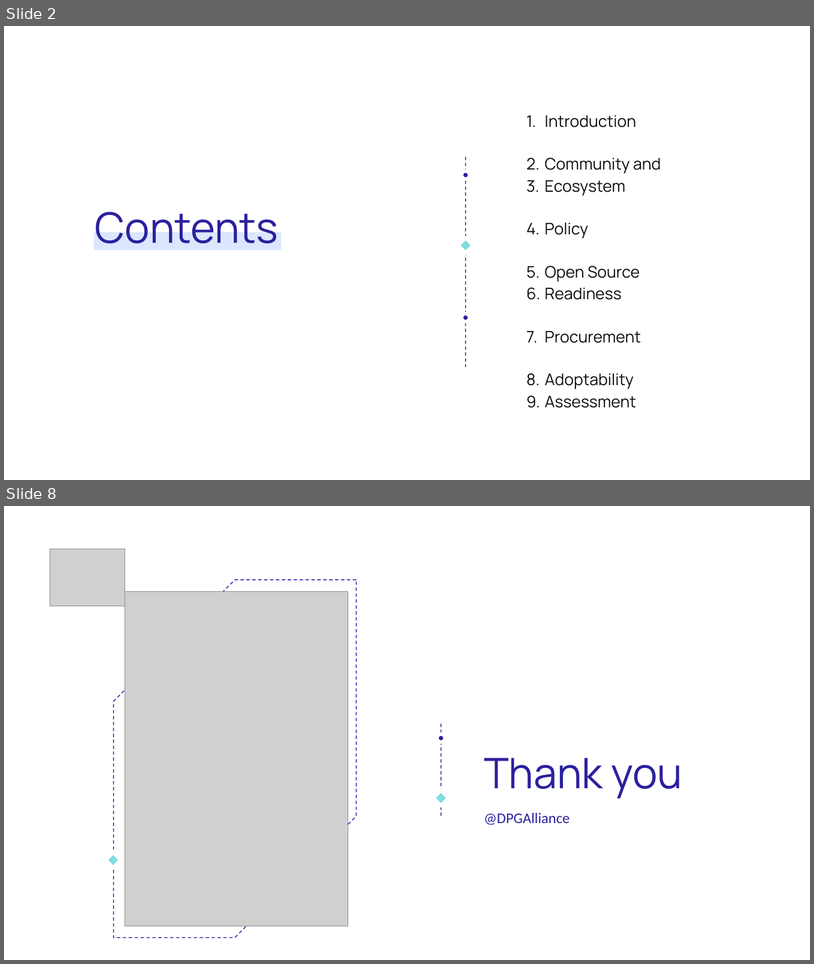
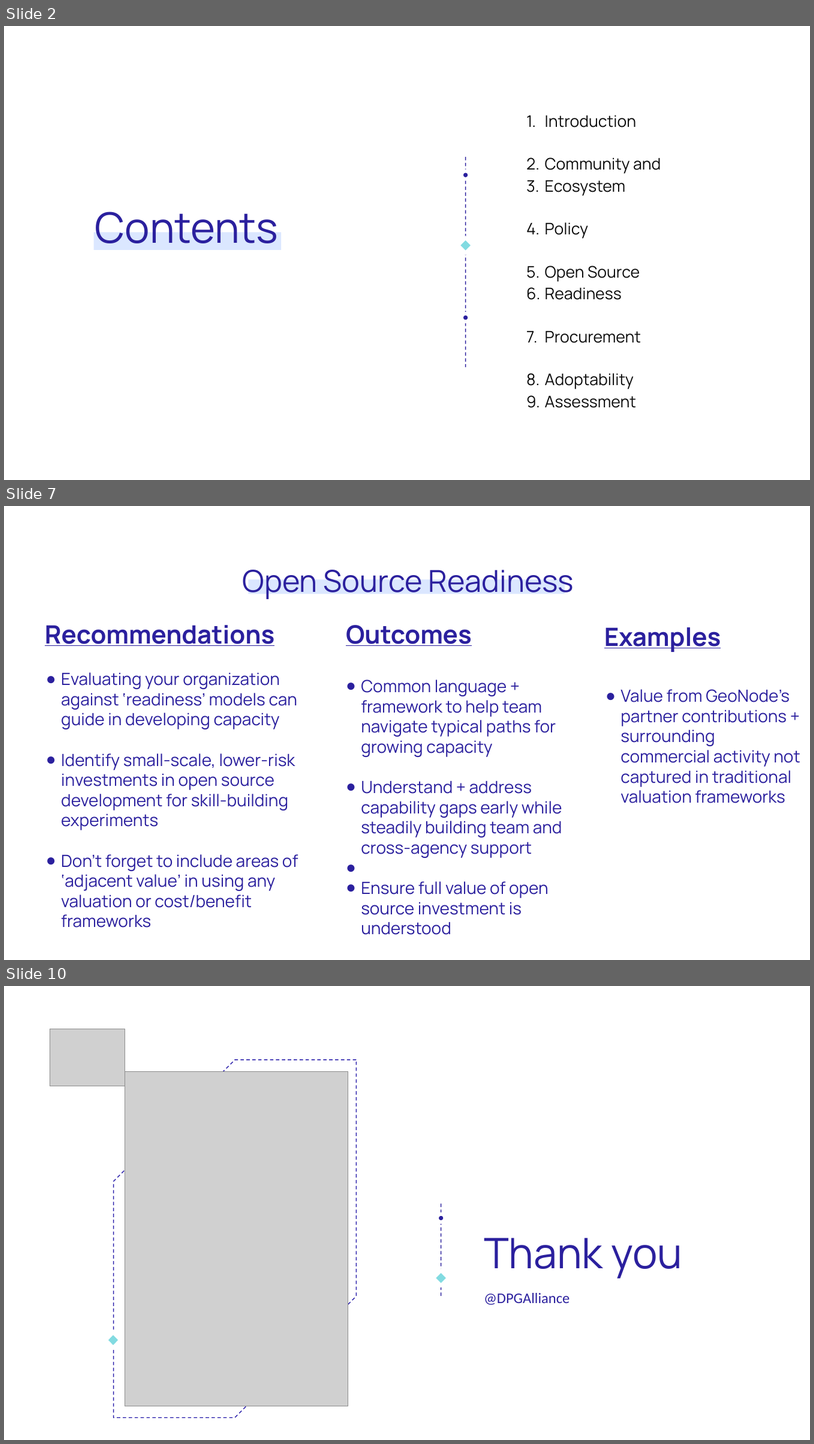
Before and after one commit to unicef/publicgoods-toolkit, a slide deck: dpg-toolkit-overview.odp. Shown one above the other, each under a label of ours: slides 2 and 8 before the commit, slides 2, 7 and 10 after it; the slides between them are not shown. The pictures are 814x964 and 814x1444 pixels, drawn with LibreOffice and Linux fonts; fonts in the diff are those of the drawing; grey boxes stand for pictures. Boxes give left, top, right and bottom in pixels: in the first picture for what was removed or moved away, otherwise in the second. Text is boxed around its words. In the diff, an @@ line names an element or a change of style, - is before the commit and + after.

```diff
--- a/dpg-toolkit-overview.odp
+++ b/dpg-toolkit-overview.odp
@@ slide 7 added at (4,506,810,960), background #FFFFFF @@
@@ text added at (243,570,574,599), 72 pt, text #2B209E @@
+Open Source Readiness
@@ rectangle added at (248,580,565,594), fill #D8E5FF at 90% opacity @@
@@ text added at (45,625,275,646), 60 pt, text #2B209E, bold, underline @@
+Recommendations
@@ text added at (346,625,472,646), 60 pt, text #2B209E, bold, underline @@
+Outcomes
@@ text added at (605,627,722,652), 60 pt, text #2B209E, bold, underline @@
+Examples
@@ text added at (61,672,298,927), 40 pt, text #2B209E @@
+● Evaluating your organization against ‘readiness’ models can guide in developing capacity
+● Identify small-scale, lower-risk investments in open source development for skill-building experiments
+● Don’t forget to include areas of ‘adjacent value’ in using any valuation or cost/benefit frameworks
@@ text added at (361,679,563,934), 40 pt, text #2B209E @@
+● Common language + framework to help team navigate typical paths for growing capacity
+● Understand + address capability gaps early while steadily building team and cross-agency support
+● Ensure full value of open source investment is understood
@@ text added at (621,689,800,803), 40 pt, text #2B209E @@
+● Value from GeoNode’s partner contributions + surrounding commercial activity not captured in traditional valuation frameworks
@@ what was slide 8 is now slide 10 @@
```
Also in this commit, not shown: 3 slides changed, 3 other slides added, 2 slides removed, 2 other files.
